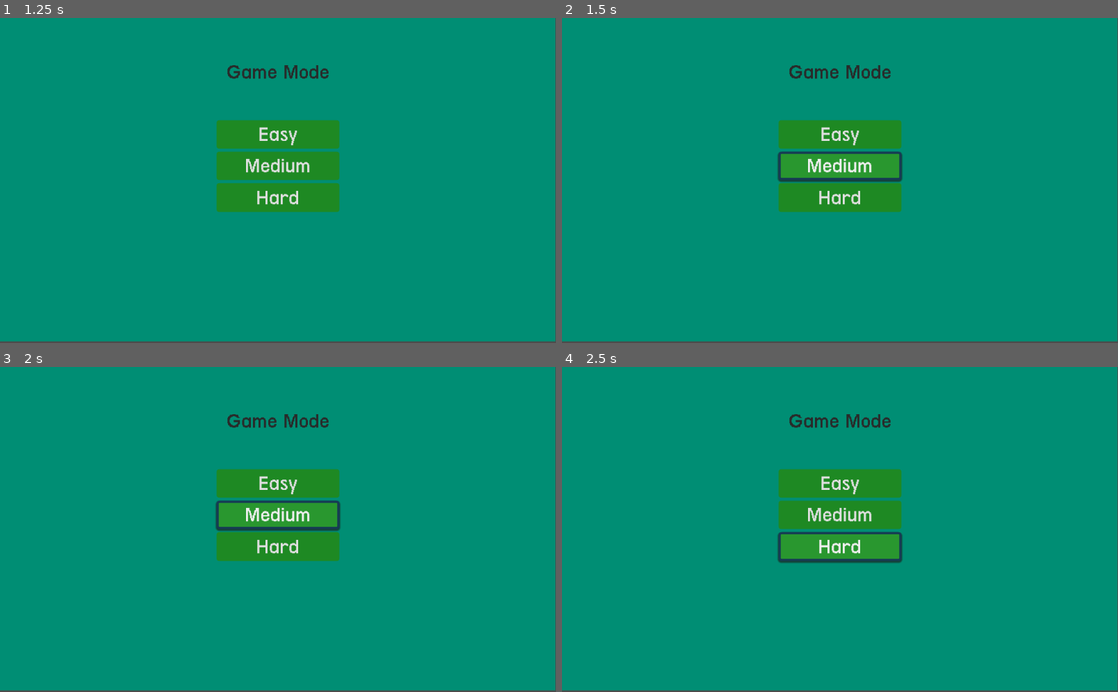
Above: before the commit, frames 1-4 (two rows, left to right).
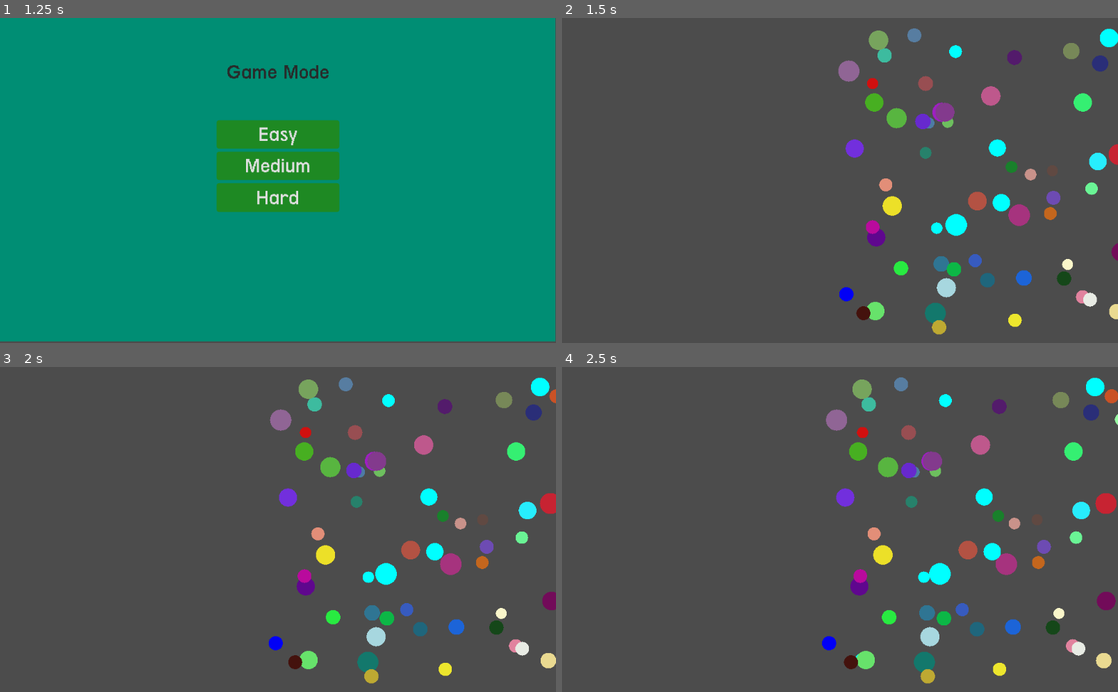
Above: after the commit, the same moments.

Repository: sldless/2DBullet
Game: Godot game, scene res://scripts/Menu/Menu.tscn
The game is run twice, just before and just after one commit, with the same random seed, the same clock (stepped at 60 frames per second) and the same inputs.
Inputs (mouse positions are in pixels of both pictures, inside the frame that each line leads up to):
- Up to frame 1 (1.25 s): click "PLAY" at 0.5 s
- Up to frame 2 (1.5 s): click "Medium" at 1.25 s
- Up to frame 3 (2 s): no input
- Up to frame 4 (2.5 s): click (840, 545) at 2 s, where only the run before the commit has a clickable "Hard"

Frame 1 is identical in both runs. In frame 2, 99% of the frame differs, in the area x 0-100%, y 0-100%; in frame 3, 99%; in frame 4, 99%.

Commit message:
Update main.tscn

Diff:
--- a/scripts/main.tscn
+++ b/scripts/main.tscn
@@ -1,6 +1,6 @@
 [gd_scene load_steps=5 format=2]
 
-[ext_resource path="res://scripts/main.gd" type="Script" id=1]
+[ext_resource path="res://scripts/Autoload/main.gd" type="Script" id=1]
 [ext_resource path="res://scripts/Timer.gd" type="Script" id=2]
 
 [sub_resource type="DynamicFontData" id=2]
